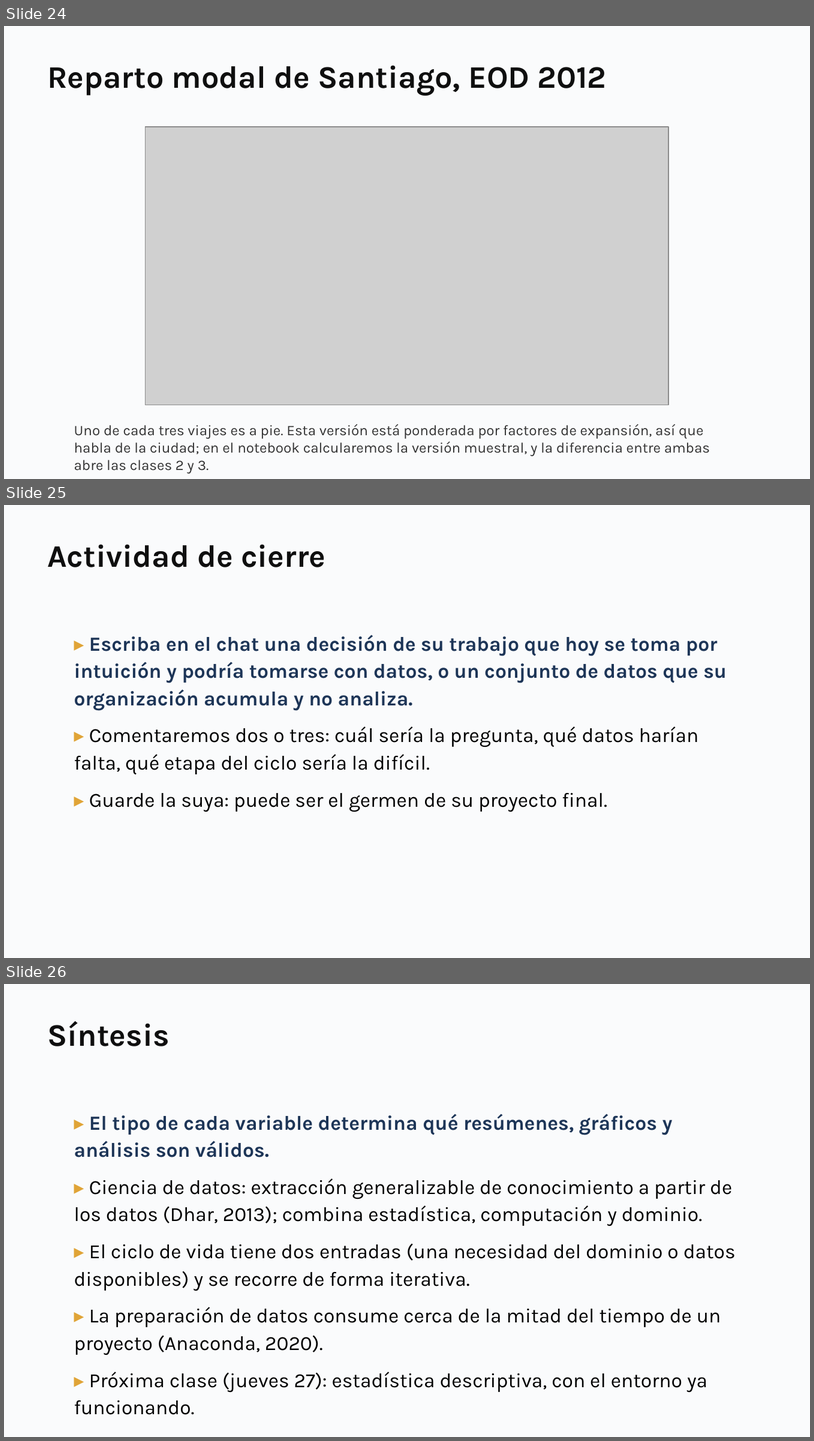
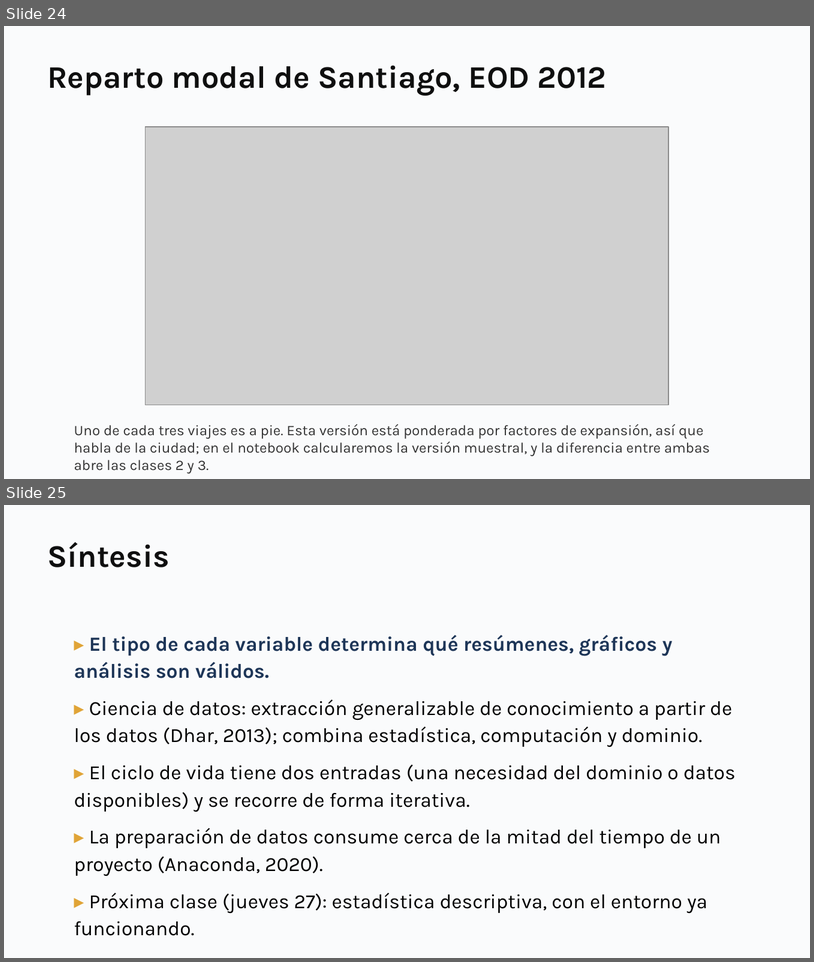
Before and after one commit to daniopitz/diplomado-cdd, a slide deck: presentaciones/clase01_fundamentos_ecosistema.pptx. Shown one above the other, each under a label of ours: slides 24, 25 and 26 before the commit, slides 24 and 25 after it. The pictures are 814x1441 and 814x962 pixels, drawn with LibreOffice and Linux fonts; fonts in the diff are those of the drawing; grey boxes stand for pictures. Boxes give left, top, right and bottom in pixels: in the first picture for what was removed or moved away, otherwise in the second. Text is boxed around its words. In the diff, an @@ line names an element or a change of style, - is before the commit and + after.

```diff
--- a/presentaciones/clase01_fundamentos_ecosistema.pptx
+++ b/presentaciones/clase01_fundamentos_ecosistema.pptx
@@ slide 25 removed at [4, 505, 810, 958], background #FFFFFF @@
@@ rectangle removed at [4, 505, 810, 958] @@
@@ text removed at [47, 544, 326, 567] @@
-Actividad de cierre
@@ text removed at [74, 635, 727, 812] @@
-▸ Escriba en el chat una decisión de su trabajo que hoy se toma por intuición y podría tomarse con datos, o un conjunto de datos que su organización acumula y no analiza.
-▸ Comentaremos dos o tres: cuál sería la pregunta, qué datos harían falta, qué etapa del ciclo sería la difícil.
-▸ Guarde la suya: puede ser el germen de su proyecto final.
@@ what was slide 26 is now slide 25 @@
```
Also in this commit, not shown: 1 slide changed, 1 other file.
